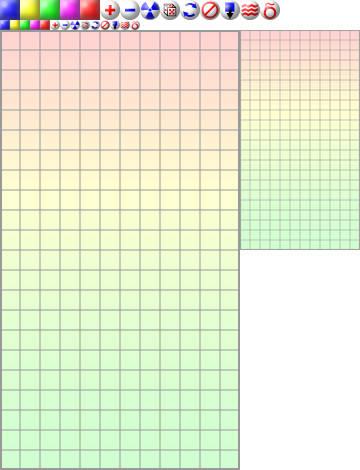
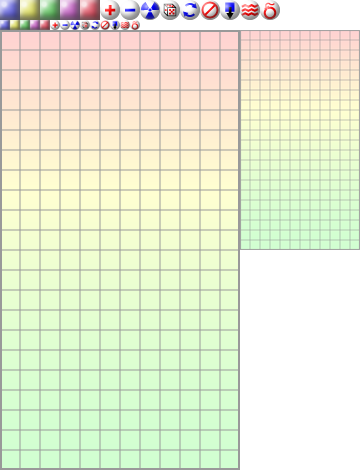
Layers edited between the first and the second 360px x 470px image:
painted on "small blocks" over [0, 20, 50, 30]
painted on "blocks" over [0, 0, 100, 20]
